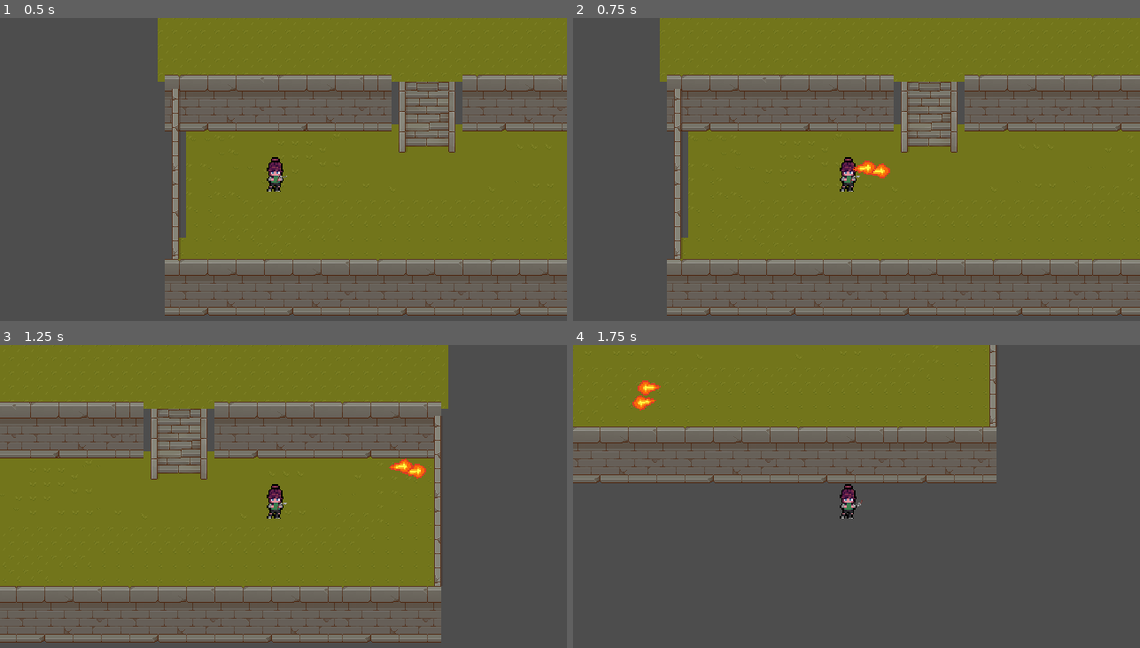
Above: before the commit, frames 1-4 (two rows, left to right).
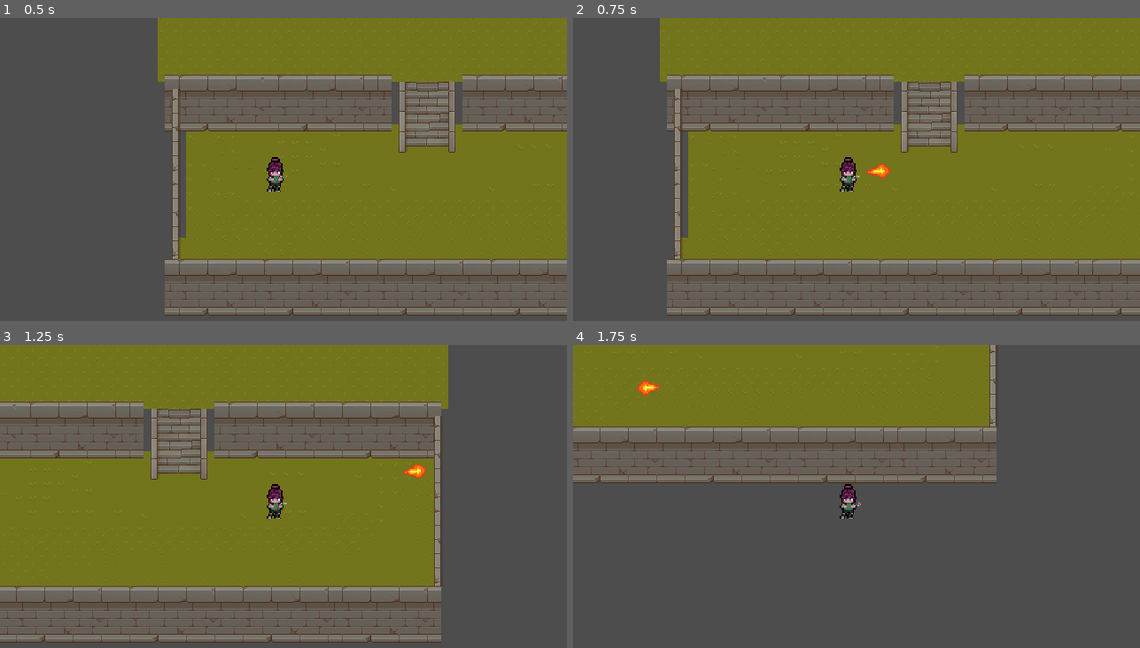
Above: after the commit, the same moments.

Repository: ProfG1/NeonBreakout
Game: Godot game, scene res://scenes/main.tscn
Same seed, same stepped clock (60 frames per second), same inputs: the game is played once before the commit and once after it.
Inputs (mouse positions are in pixels of both pictures, inside the frame that each line leads up to):
- Up to frame 1 (0.5 s): no input
- Up to frame 2 (0.75 s): tap Enter at 0.5 s; move the mouse to (981, 160) at 0.52 s; hold D (right) from 0.53 s (still down); click (981, 160) at 0.6 s
- Up to frame 3 (1.25 s): keep holding D (right)
- Up to frame 4 (1.75 s): move the mouse to (743, 520) at 1.27 s; release D (right) at 1.28 s; hold S (down) from 1.28 s (still down); click (743, 520) at 1.35 s

Frame 1 is identical in both runs. In frame 2, 0.1% of the frame differs, in the area x 49-54%, y 47-52%; in frame 3, 0.1%; in frame 4, 0.1%, in the area x 10-15%, y 16-22%.

Commit message:
normalized vector
normalized the vector

Co-Authored-By: ProfG1 <184029404+ProfG1@users.noreply.github.com>

Diff:
--- a/scenes/opps/dummy.tscn
+++ b/scenes/opps/dummy.tscn
@@ -1,7 +1,6 @@
-[gd_scene load_steps=6 format=3 uid="uid://dhwffnrj0u0ja"]
+[gd_scene load_steps=5 format=3 uid="uid://dhwffnrj0u0ja"]
 
 [ext_resource type="Script" path="res://scripts/opps/test_dummy.gd" id="1_fqjyg"]
-[ext_resource type="Texture2D" uid="uid://cqijvjwxcjp57" path="res://assets/opps/SlimeAssets/SlimeAssets/Assets/BouncingSpritesheet.png" id="2_tw1o7"]
 [ext_resource type="PackedScene" uid="uid://c2y330vk5uydi" path="res://scenes/gui/healthbar.tscn" id="3_gu05a"]
 
 [sub_resource type="CircleShape2D" id="CircleShape2D_i6ogv"]
@@ -15,7 +14,7 @@
 
 [node name="Sprite2D" type="Sprite2D" parent="."]
 position = Vector2(-1, -190)
-texture = ExtResource("2_tw1o7")
+scale = Vector2(1.00612, 0.937607)
 
 [node name="CollisionShape2D" type="CollisionShape2D" parent="."]
 shape = SubResource("CircleShape2D_i6ogv")
@@ -33,6 +32,7 @@
 offset_top = -132.0
 offset_right = 35.0
 offset_bottom = -123.0
+script = null
 
 [connection signal="area_entered" from="Area2D" to="." method="_on_area_2d_area_entered"]
 [connection signal="body_entered" from="Area2D" to="." method="_on_area_2d_body_entered"]
--- a/scripts/player/player_iso.gd
+++ b/scripts/player/player_iso.gd
@@ -1,10 +1,9 @@
 extends CharacterBody2D
 
 
-const  SPEED: float = 400.0
+const Speed = 400.0
 var motion = Vector2()
 var gun_cooldown = true
-var projectile = preload("res://scenes/projectiles/test_projectile.tscn")
 func convertCARTtoISO(cartesian):
 	return Vector2(cartesian.x - cartesian.y, (cartesian.x + cartesian.y)/2)
 
@@ -13,17 +12,11 @@
 	var mouse_pos = get_global_mouse_position()
 	$Marker2D.look_at(mouse_pos)
 	var input_vector = Input.get_vector("left", "right", "up", "down")
-	if Input.is_action_just_pressed("left_mouse") and gun_cooldown:
-		gun_cooldown = false
-		var projectile_instance = projectile.instantiate()
-		projectile_instance.rotation = $Marker2D.rotation
-		projectile_instance.global_position = $Marker2D.global_position
-		add_child(projectile_instance)
-		$gunCooldown.start()
+	var normalized_vector = input_vector.normalized()
 
 
 
-	velocity = input_vector * SPEED
+	velocity = normalized_vector * Speed
 	#var direction = Vector2()
 	#if Input.is_action_just_pressed("up"):
 	#	direction += Vector2(0, -1)
